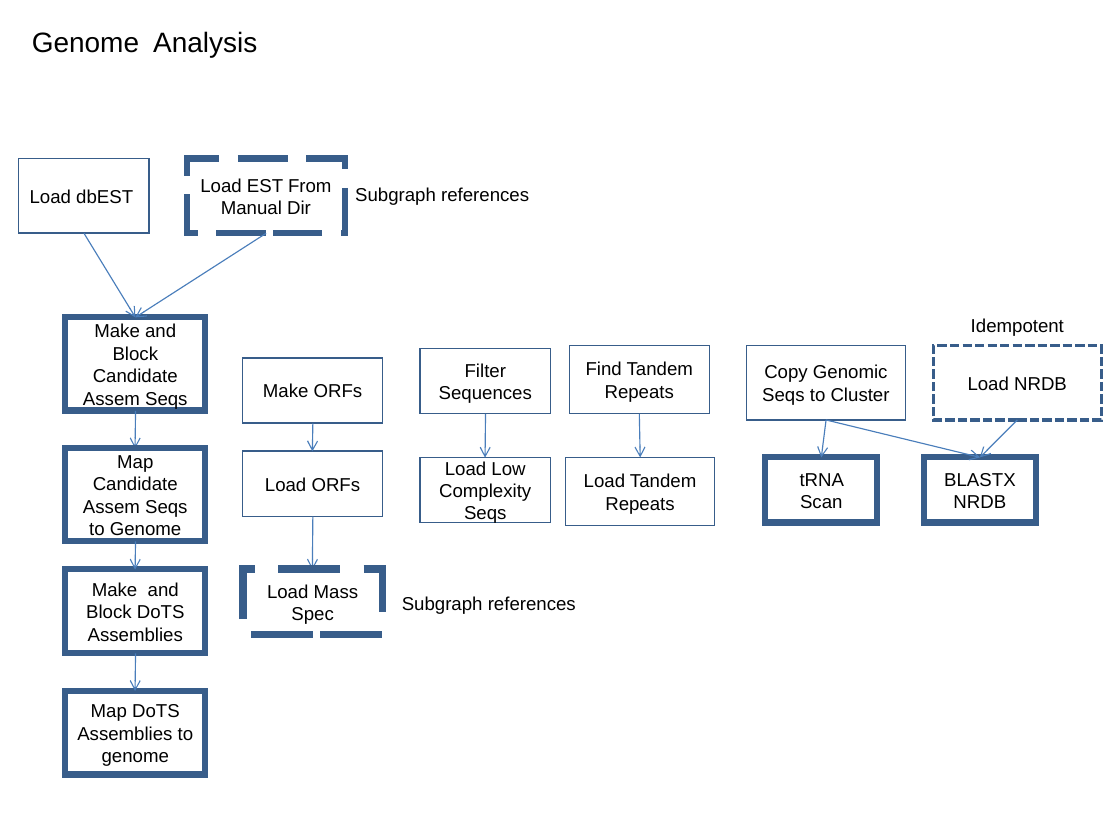
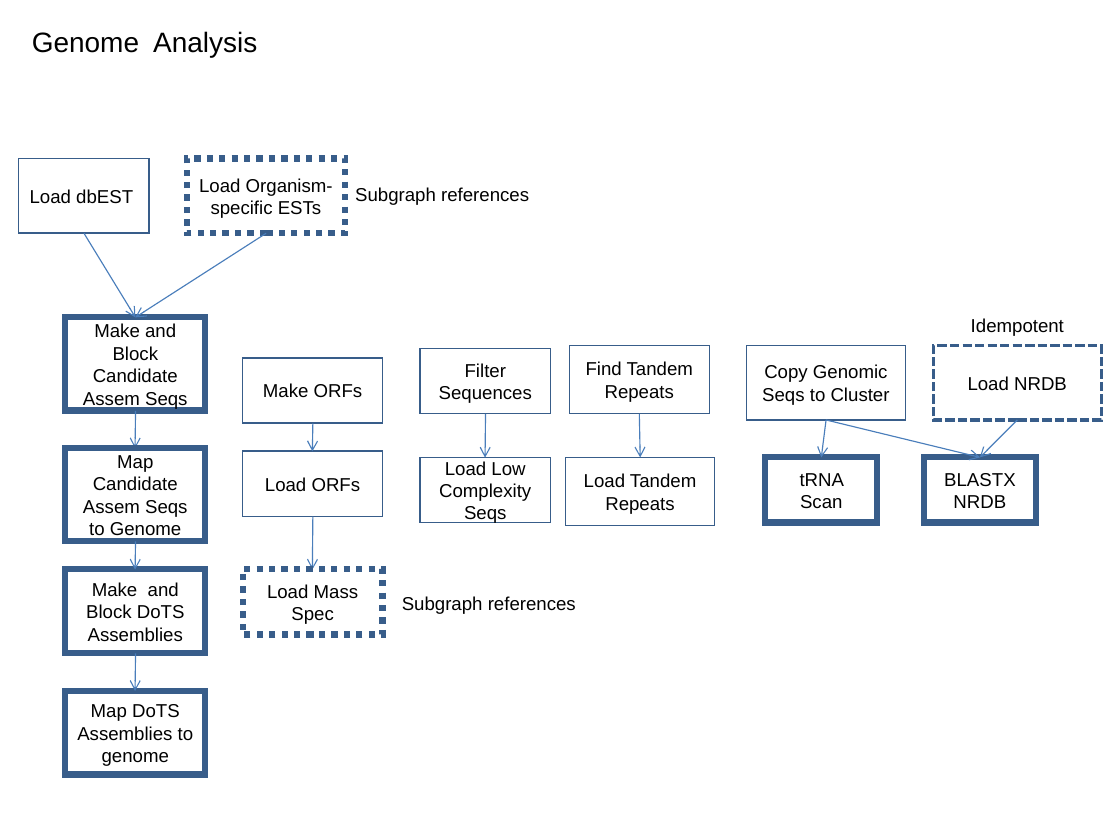
Before and after one commit to VEuPathDB/ApiCommonWorkflow, a slide deck: slide 7 of Main/doc/IntegratedWorkflow.ppt (slide 6 before the commit). Drawn at 1120x840 pixels with LibreOffice and Linux fonts; fonts in the diff are those of the drawing. Boxes give left, top, right and bottom in pixels: in the first picture for what was removed or moved away, otherwise in the second. Text is boxed around its words. In the diff, an @@ line names an element or a change of style, - is before the commit and + after.

```diff
--- a/Main/doc/IntegratedWorkflow.ppt
+++ b/Main/doc/IntegratedWorkflow.ppt
@@ text in rectangle at (199, 178, 333, 218): text changed @@
-Load EST From Manual Dir
+Load Organism-specific ESTs
@@ rectangle "Load Mass Spec" at (243, 569, 383, 634): outline #385D8A 4.99 pt dashed to #385D8A 4 pt dashed @@
```
Also in this commit, not shown: 8 other slides changed, 1 slide added.
